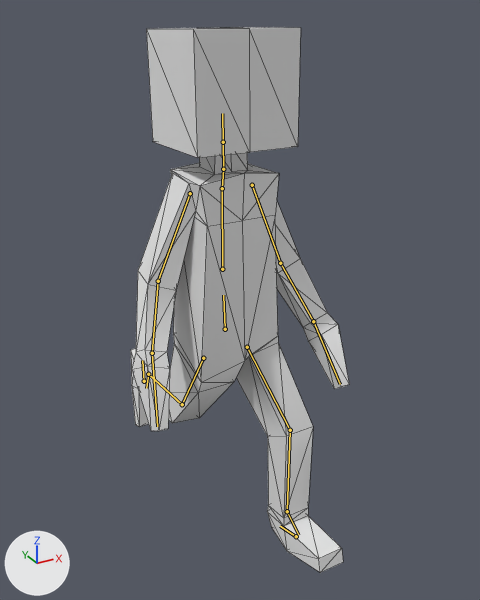
A saved change to the glTF model static/models/RiggedFigure.glb.
The view is the same before and after, from a 50 mm camera at (-0.756, -1.458, 1.388) aimed at (0.055, 0.017, 0.651). The axes (+X, +Y, +Z) are drawn at lower left. The lights are the same throughout. Both versions are drawn at frame 11 of the action 'Anim_0'; the numbers are the values there. The bones that bend it are drawn over the model as lines. Mesh edges are drawn as thin lines.

In view in the first picture: 'Proxy'.
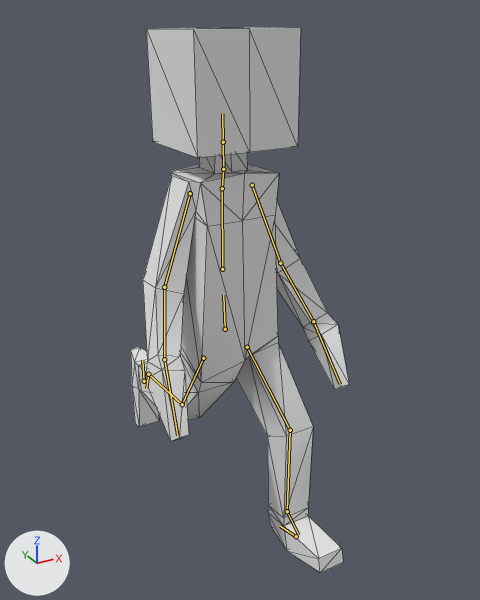
Diff of the bpy script that builds the scene:
```diff
--- a/static/models/RiggedFigure.glb.py
+++ b/static/models/RiggedFigure.glb.py
@@ bone_arm_joint_r_1 @@
 bone_arm_joint_r_1 = bpy.data.objects['Armature'].pose.bones['arm_joint_R_1']  # child of 'torso_joint_3'
-bone_arm_joint_r_1.rotation_quaternion = (0.931, -0.352, 0.0, -0.097)  # degrees (-41, -4, -10)
+bone_arm_joint_r_1.rotation_quaternion = (0.929, -0.368, 0.032, -0.018)  # degrees (-43, 3, -3)
```

Pixel boxes (x1, y1, x2, y2) of what changed, in the pictures (480 x 600 px):
'Proxy', posed: (131, 27, 349, 573) in both
bone 'arm_joint_R_1', root to tip: before (190, 193) to (158, 281); after (190, 193) to (164, 287)
